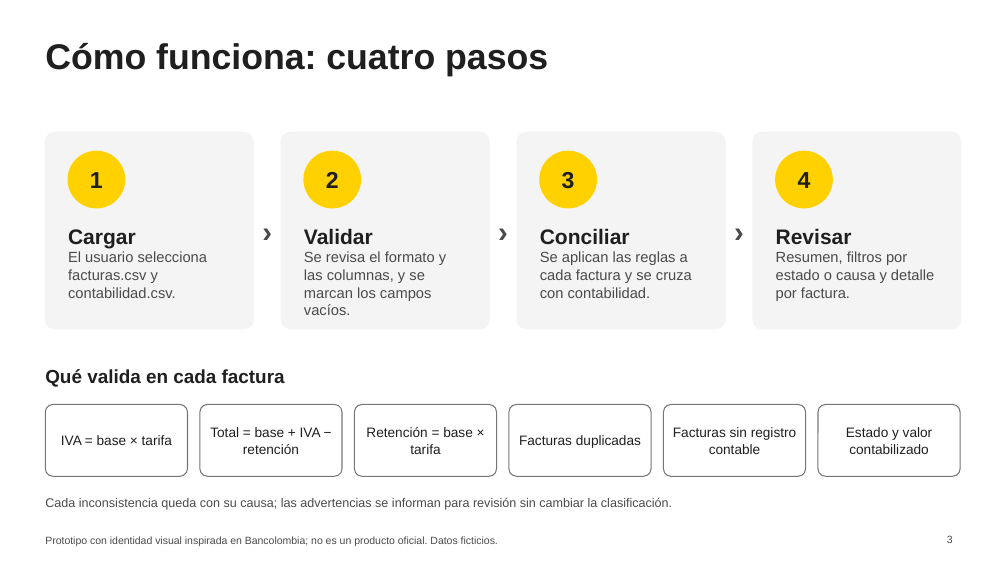
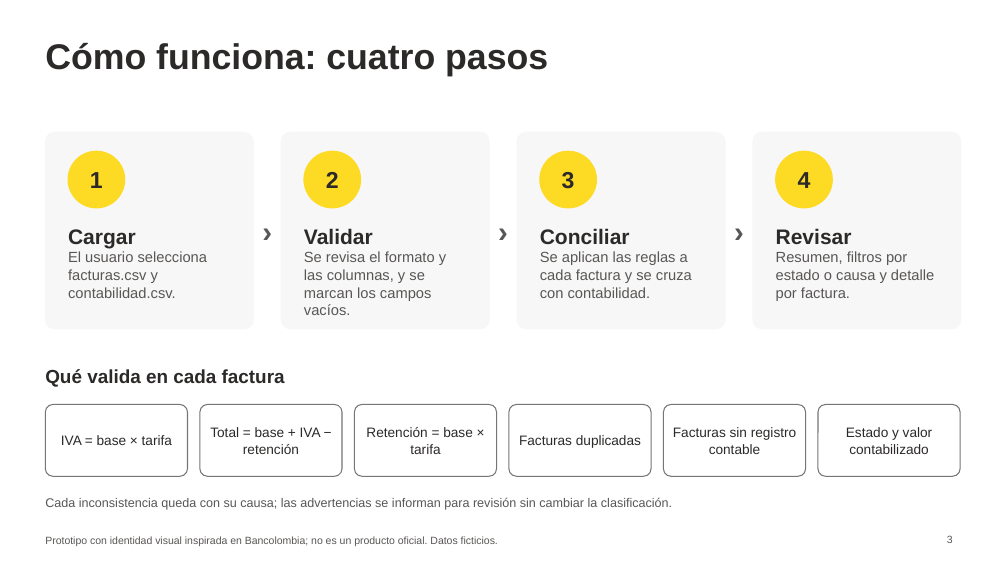
Before and after one commit to ElDaiko/conciliador-facturas, a slide deck: slide 3 of docs/presentacion/presentacion-conciliador.pptx. Drawn at 1008x567 pixels with LibreOffice and Linux fonts; fonts in the diff are those of the drawing. Boxes give left, top, right and bottom in pixels: in the first picture for what was removed or moved away, otherwise in the second. Text is boxed around its words. In the diff, an @@ line names an element or a change of style, - is before the commit and + after.

```diff
--- a/docs/presentacion/presentacion-conciliador.pptx
+++ b/docs/presentacion/presentacion-conciliador.pptx
@@ fill #F4F4F4 to #F7F7F7; outline #F4F4F4 1 pt to #F7F7F7 1 pt in 4 elements at [45, 132, 253, 329], [281, 132, 489, 329], [517, 132, 725, 329], [753, 132, 961, 329] @@
@@ text colour #1F1F1F to #2C2A29 in 4 elements at [90, 172, 103, 188], [326, 172, 339, 188], [562, 172, 575, 189], [798, 172, 811, 188] @@
@@ fill #FFD100 to #FDDA24; outline #FFD100 1 pt to #FDDA24 1 pt in 4 elements at [68, 151, 125, 208], [304, 151, 361, 208], [540, 151, 597, 208], [776, 151, 833, 208] @@
@@ text colour #4A4A4A to #595755 in 4 elements at [45, 497, 672, 510], [252, 208, 283, 253], [488, 208, 519, 253], [724, 208, 755, 253] @@
@@ text "Cargar" at [68, 229, 208, 298]: text colour #1F1F1F to #2C2A29 in "Cargar"; text colour #4A4A4A to #595755 in "El usuario selecciona facturas.csv y contabilidad.csv." @@
@@ text "Validar" at [304, 228, 446, 315]: text colour #1F1F1F to #2C2A29 in "Validar"; text colour #4A4A4A to #595755 in "Se revisa el formato y las columnas, ..." @@
@@ text "Conciliar" at [540, 228, 692, 298]: text colour #1F1F1F to #2C2A29 in "Conciliar"; text colour #4A4A4A to #595755 in "Se aplican las reglas a cada factura ..." @@
@@ text "Revisar" at [776, 228, 934, 301]: text colour #1F1F1F to #2C2A29 in "Revisar"; text colour #4A4A4A to #595755 in "Resumen, filtros por estado o causa y ..." @@
```
Also in this commit, not shown: 3 other slides changed.
